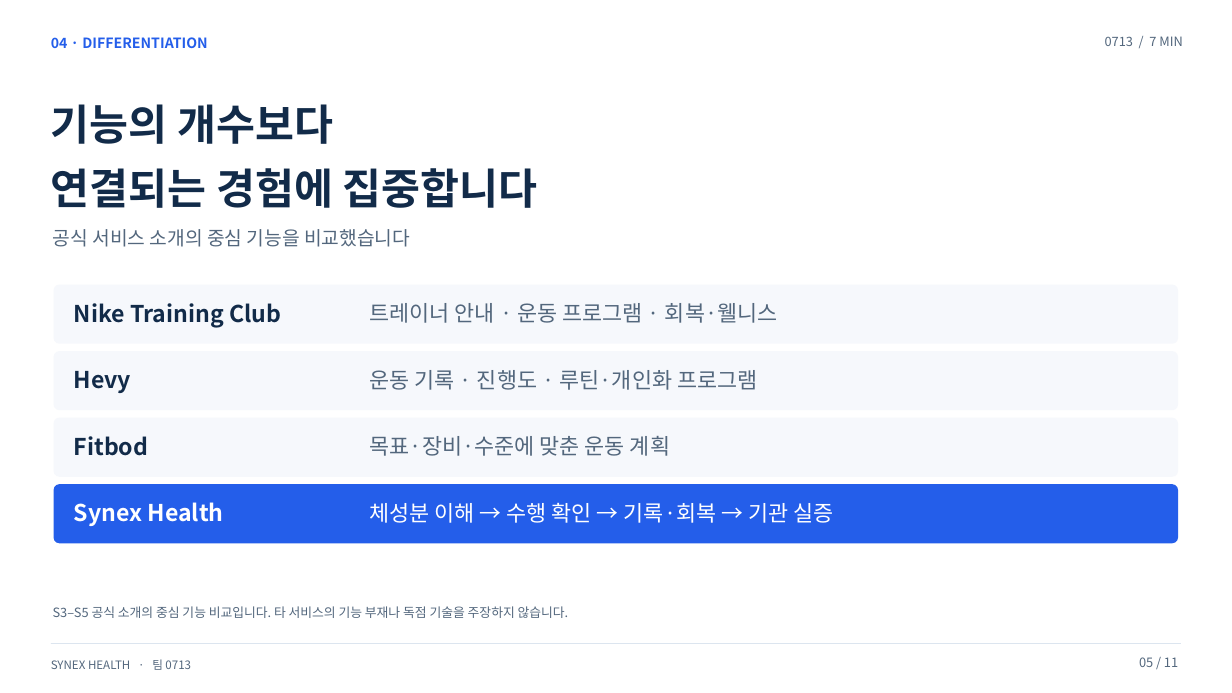
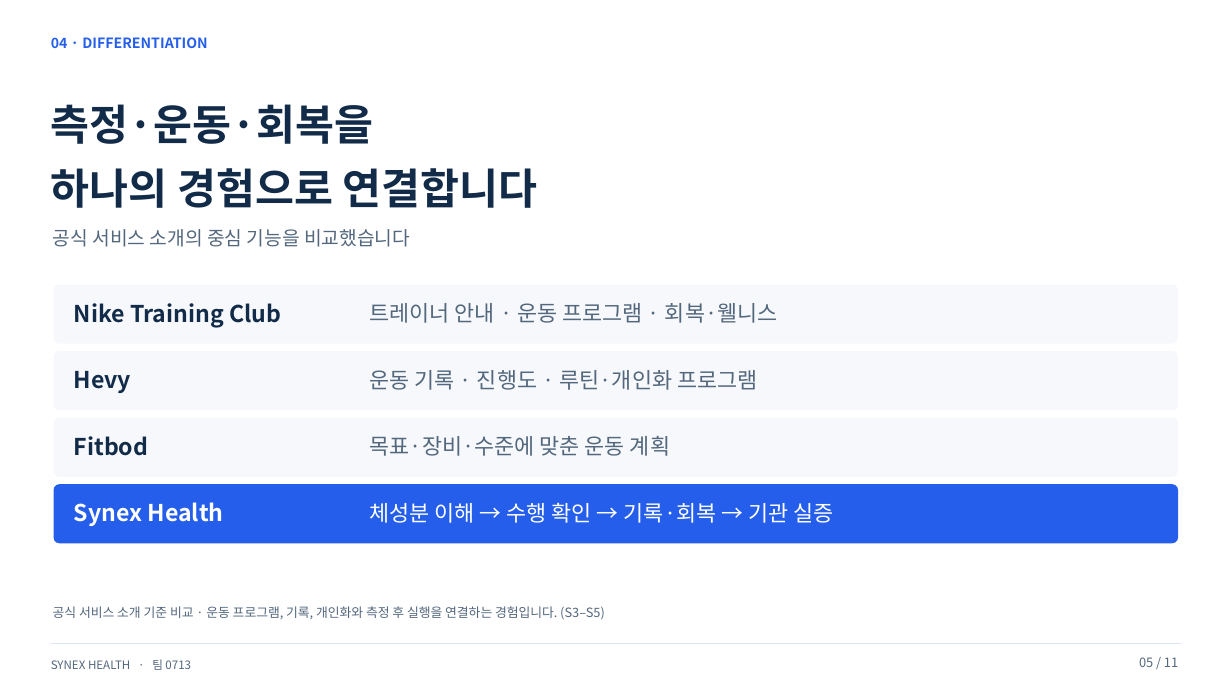
Before and after one commit to hundol047/Synex-Health, a slide deck: slide 5 of docs/pitch-0713/files/Synex_0713_7min.pptx. Drawn at 1232x693 pixels with LibreOffice and Linux fonts; fonts in the diff are those of the drawing. Boxes give left, top, right and bottom in pixels: in the first picture for what was removed or moved away, otherwise in the second. Text is boxed around its words. In the diff, an @@ line names an element or a change of style, - is before the commit and + after.

Commit message:
Polish presentation wording and remove duration badge

```diff
--- a/docs/pitch-0713/files/Synex_0713_7min.pptx
+++ b/docs/pitch-0713/files/Synex_0713_7min.pptx
@@ text removed at box(1105, 36, 1182, 46) @@
-0713 / 7 MIN
@@ text at box(51, 104, 538, 208): text changed @@
-기능의 개수보다
-연결되는 경험에 집중합니다
+측정·운동·회복을
+하나의 경험으로 연결합니다
@@ text at box(53, 606, 605, 620): text changed @@
-S3–S5 공식 소개의 중심 기능 비교입니다. 타 서비스의 기능 부재나 독점 기술을 주장하지 않습니다.
+공식 서비스 소개 기준 비교 · 운동 프로그램, 기록, 개인화와 측정 후 실행을 연결하는 경험입니다. (S3–S5)
```
Also in this commit, not shown: 10 other slides changed, 13 other files.
